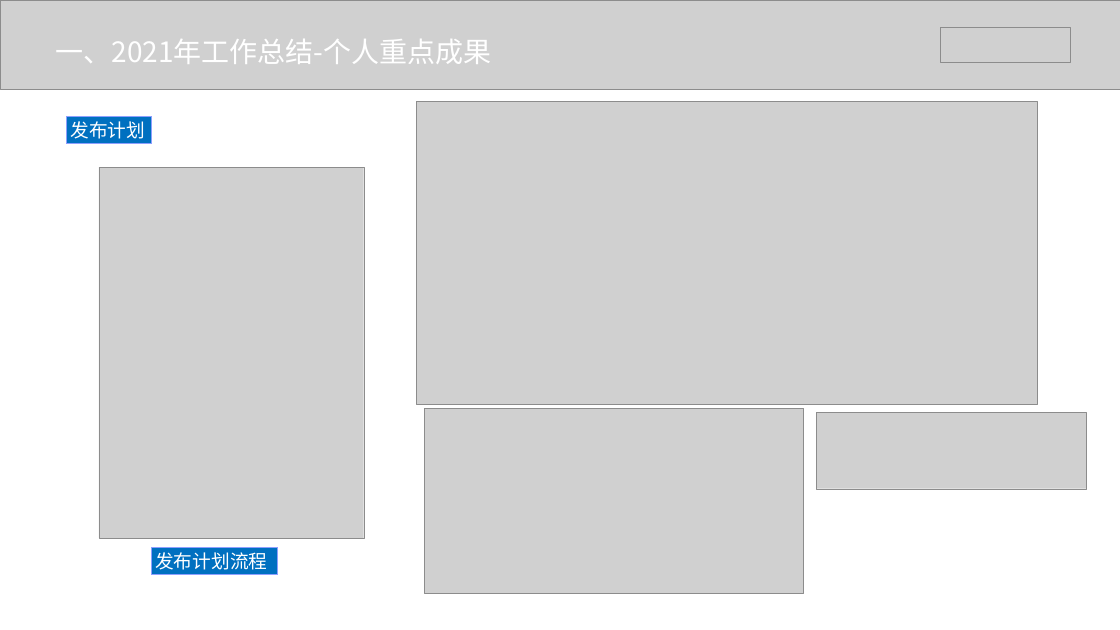
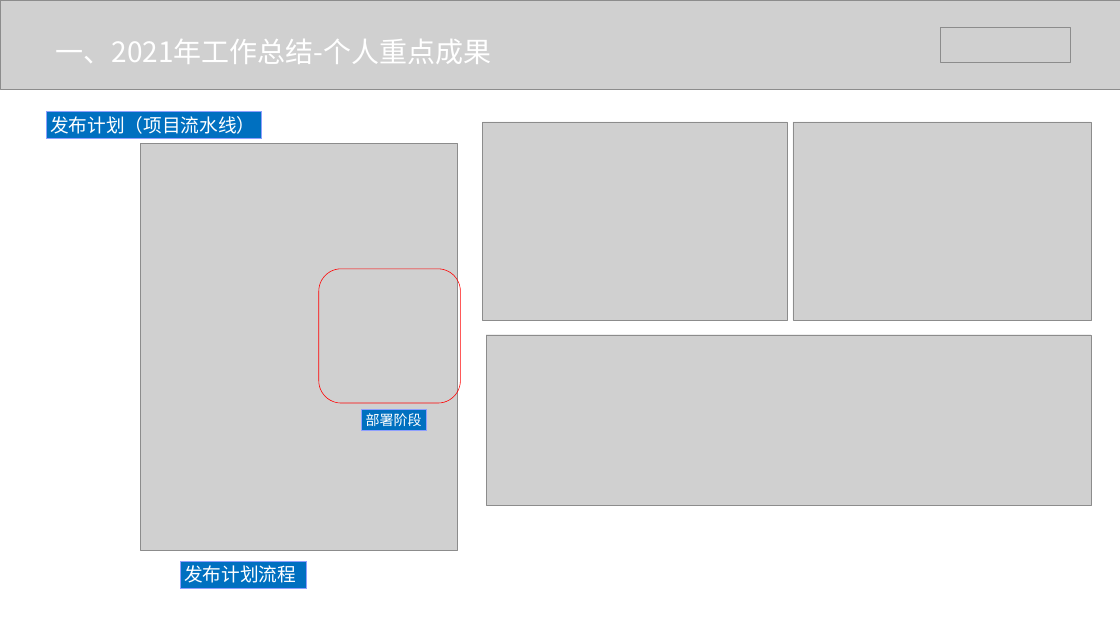
Before and after one commit to lvll-lll/get-get-climbing, a slide deck: slide 8 of doc/v/2021述职/互联网基础平台一部 2021年述职.pptx. Drawn at 1120x630 pixels with LibreOffice and Linux fonts; fonts in the diff are those of the drawing; grey boxes stand for pictures. Boxes give left, top, right and bottom in pixels: in the first picture for what was removed or moved away, otherwise in the second. Text is boxed around its words. In the diff, an @@ line names an element or a change of style, - is before the commit and + after.

```diff
--- a/doc/v/2021述职/互联网基础平台一部 2021年述职.pptx
+++ b/doc/v/2021述职/互联网基础平台一部 2021年述职.pptx
@@ rectangle "发布计划（项目流水线）": place and size @@
-rectangle "发布计划（项目流水线）" at [66, 117, 151, 144]
+rectangle "发布计划（项目流水线）" at [46, 111, 262, 138]
@@ text in rectangle at [50, 116, 255, 134]: text changed @@
-发布计划
+发布计划（项目流水线）
@@ picture removed at [416, 101, 1037, 404] @@
@@ picture: place and size @@
-picture at [99, 167, 364, 538]
+picture at [141, 144, 458, 550]
@@ picture added at [483, 122, 787, 320] @@
@@ picture: place and size @@
-picture at [425, 408, 804, 594]
+picture at [793, 122, 1091, 320]
@@ rounded rectangle added at [319, 269, 460, 403], outline #FF0000 1 pt @@
@@ picture: place and size @@
-picture at [816, 413, 1086, 489]
+picture at [486, 335, 1091, 506]
@@ rectangle added at [362, 410, 427, 431], fill #0070C0, outline #8E9FFE 0.75 pt, 24 pt, text #FFFFFF @@
+部署阶段
@@ rectangle "发布计划流程": place and size @@
-rectangle "发布计划流程" at [151, 548, 277, 575]
+rectangle "发布计划流程" at [180, 561, 306, 588]
```
Also in this commit, not shown: 6 other slides changed, 5 slides added, 3 slides removed, 11 other files.
